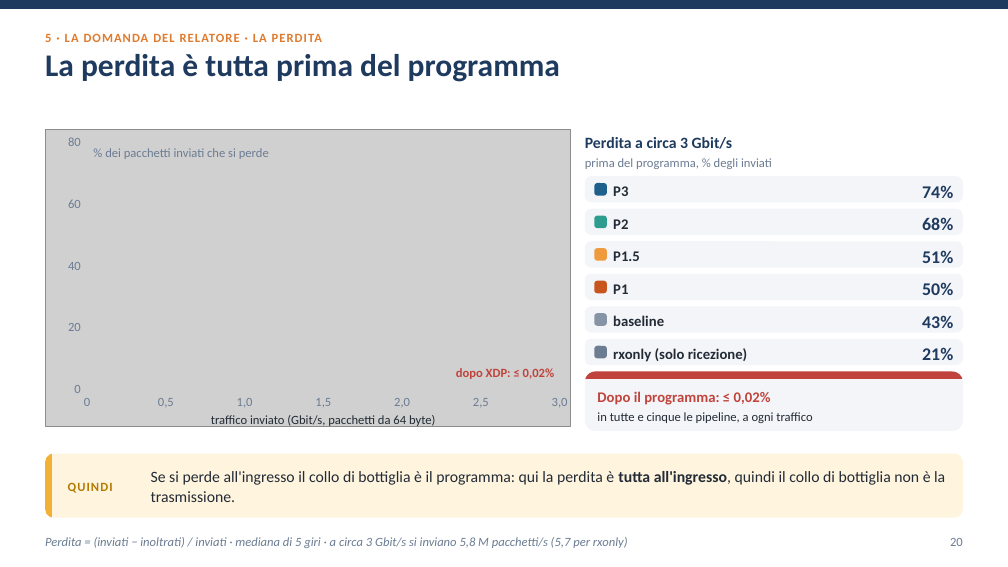
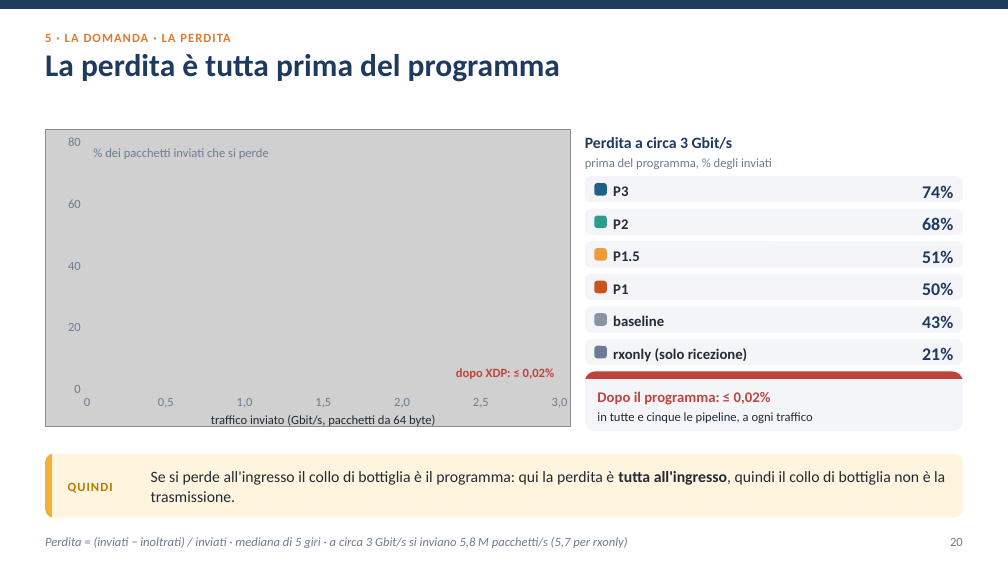
Before and after one commit to ettore-cantile/ipa_lab, a slide deck: slide 20 of docs/Test reale su dual boot.pptx. Drawn at 1008x567 pixels with LibreOffice and Linux fonts; fonts in the diff are those of the drawing; grey boxes stand for pictures. Boxes give left, top, right and bottom in pixels: in the first picture for what was removed or moved away, otherwise in the second. Text is boxed around its words. In the diff, an @@ line names an element or a change of style, - is before the commit and + after.

```diff
--- a/docs/Test reale su dual boot.pptx
+++ b/docs/Test reale su dual boot.pptx
@@ text at bbox=[45, 33, 230, 42]: text changed @@
-5 · LA DOMANDA DEL RELATORE · LA PERDITA
+5 · LA DOMANDA · LA PERDITA
```
Also in this commit, not shown: 8 other slides changed, 11 other files.
